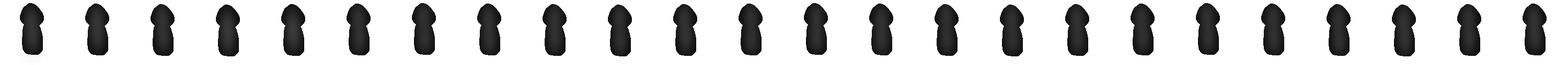
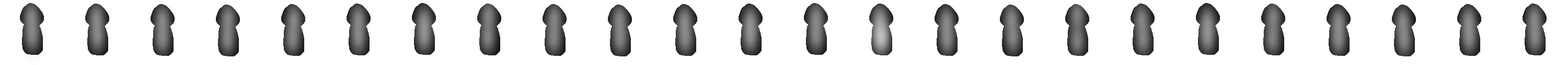
The second 1568 x 65 image is a revision of the first. Changes to its layers:
"Layer 1": opacity 71% → 100%, painted on it over [left=19, top=3, right=1547, bottom=57]
